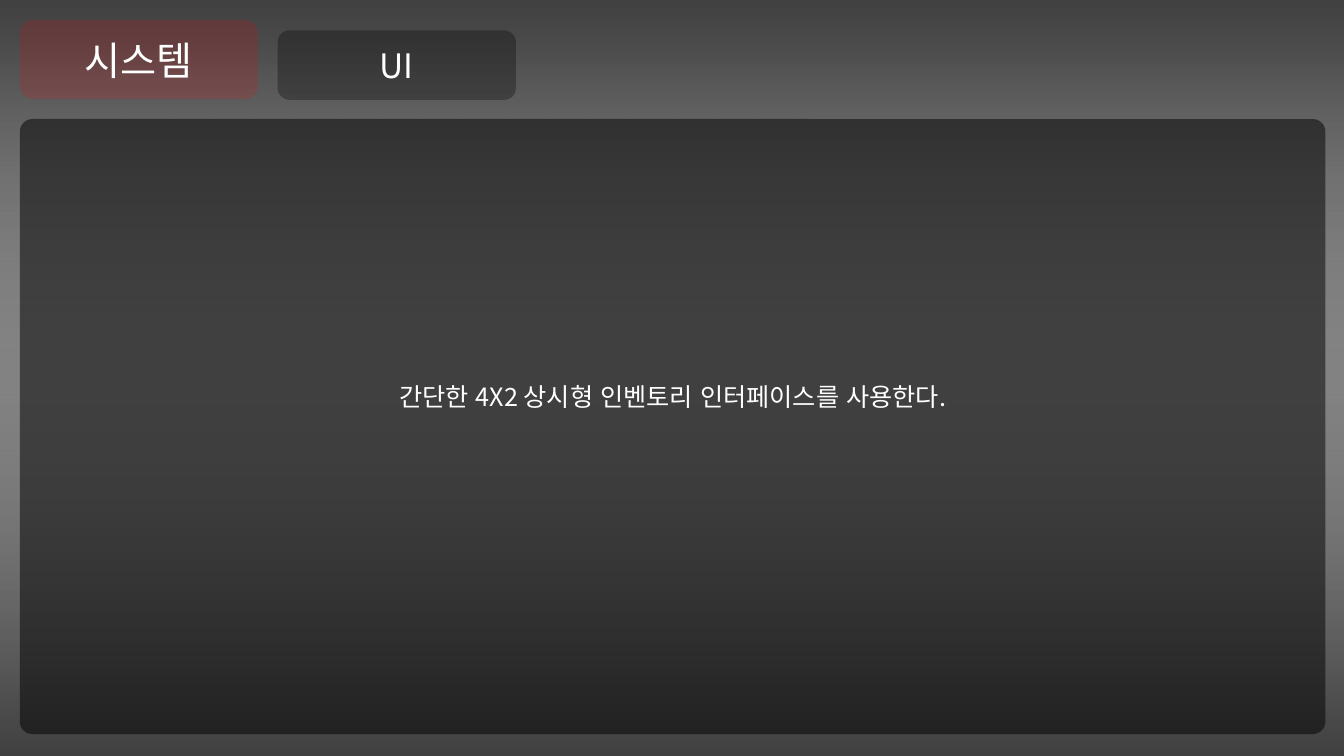
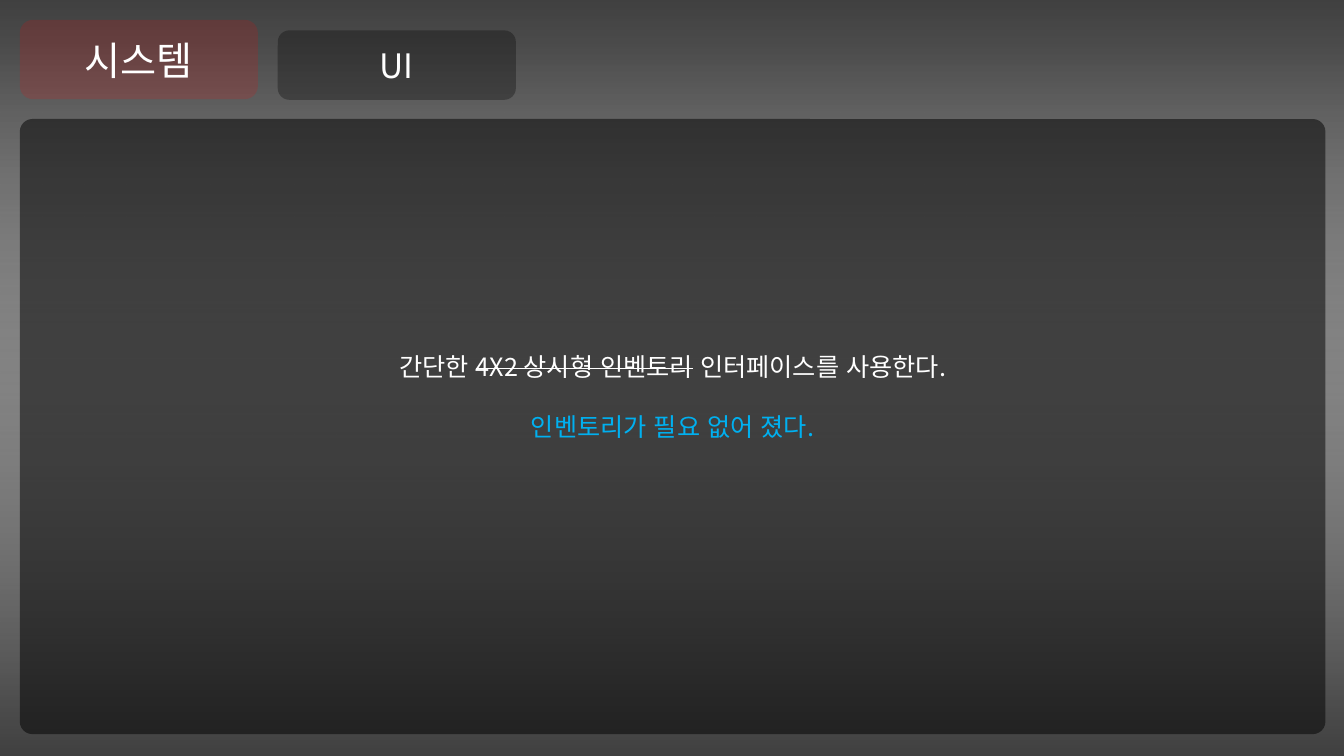
Before and after one commit to Niiok/inha_2021, a slide deck: slide 14 of May7ppt.pptm (slide 11 before the commit). Drawn at 1344x756 pixels with LibreOffice and Linux fonts; fonts in the diff are those of the drawing. Boxes give left, top, right and bottom in pixels: in the first picture for what was removed or moved away, otherwise in the second. Text is boxed around its words. In the diff, an @@ line names an element or a change of style, - is before the commit and + after.

```diff
--- a/May7ppt.pptm
+++ b/May7ppt.pptm
@@ text in rounded rectangle at [399, 355, 946, 378]: strikethrough on in "4X2 상시형 인벤토리" @@
@@ text in rounded rectangle at [531, 415, 814, 438]: paragraph added @@
+인벤토리가 필요 없어 졌다.
```
Also in this commit, not shown: 15 other slides changed, 10 slides added, 3 other files.
